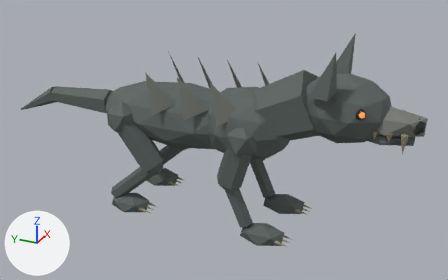
The glTF model Modeling/Monsters_v1/AshWolf.glb as it was, and as the next commit left it.
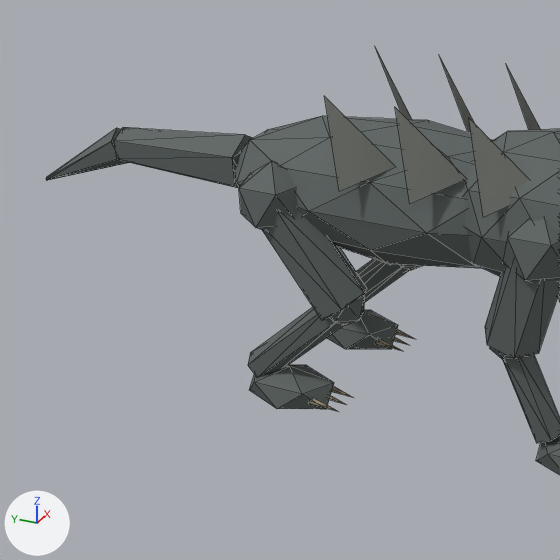
Each version appears first whole from a 50 mm camera at (-3.06, -1.55, 2.06) aimed at (0.04, -0.16, 0.51), and next in a close-up on the part from 0% to 56% of the width and 10% to 100% of the height. Every picture has the same lights, and +X, +Y and +Z are marked at lower left. The last two pictures show the newer version. The close-ups show mesh edges as thin lines. Vertices at exactly the same position are counted once.

The scene before the commit, as lines of its bpy script (objects in view):
```python
me_mon_ashwolf_body_geo = bpy.data.meshes.new('MON_AshWolf_Body_GEO')
me_mon_ashwolf_body_geo.from_pydata(...)  # 641 vertices, 1035 faces; spans x -0.29..0.29, y -1.3..1.36, z 0.0..1.2
# faces by material slot: [728, 27, 60, 40, 180]
me_mon_ashwolf_body_geo.materials.append(mat_mat_mv1_ash)  # dark grey #5b6361
me_mon_ashwolf_body_geo.materials.append(mat_mat_mv1_ash_light)  # grey #797c76
me_mon_ashwolf_body_geo.materials.append(mat_mat_mv1_shadow)  # black #181b1b
me_mon_ashwolf_body_geo.materials.append(mat_mat_mv1_eye)  # orange #e16f35, glowing orange #ff7f3d
me_mon_ashwolf_body_geo.materials.append(mat_mat_mv1_bone)  # yellow #999079
ob_mon_ashwolf_body = bpy.data.objects.new('MON_AshWolf_Body', me_mon_ashwolf_body_geo)
ob_mon_ashwolf_body.location = (0.0, 0.0, 0.0)
```
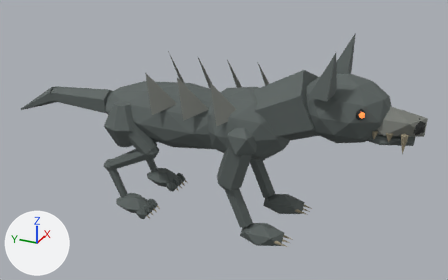
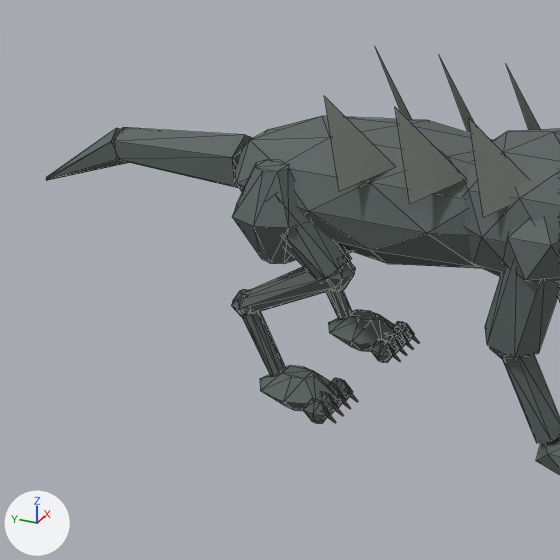
What changed in the scene script:
```text
Change me_mon_ashwolf_body_geo:
    used by ob_mon_ashwolf_body; location = (0.0, 0.0, 0.0)
    remove me_mon_ashwolf_body_geo.from_pydata(...)  # 641 vertices, 1035 faces; spans x -0.29..0.29, y -1.3..1.36, z 0.0..1.2
    add me_mon_ashwolf_body_geo.from_pydata(...)  # 991 vertices, 1679 faces; spans x -0.3..0.3, y -1.3..1.36, z 0.0..1.2
    me_mon_ashwolf_body_geo part 1: the loose piece of 12 vertices spanning x -0.29..-0.09, y 0.31..0.49, z 0.53..0.75 is rebuilt with 24 vertices and now spans x -0.3..-0.08, y 0.28..0.52, z 0.47..0.73
    me_mon_ashwolf_body_geo part 2: the loose piece of 12 vertices spanning x -0.27..-0.11, y 0.26..0.52, z 0.0..0.13 is rebuilt with 24 vertices and now spans x -0.27..-0.11, y 0.23..0.49, z 0.01..0.12
    me_mon_ashwolf_body_geo part 3: the loose piece of 12 vertices spanning x 0.11..0.27, y 0.26..0.52, z 0.0..0.13 is rebuilt with 24 vertices and now spans x 0.11..0.27, y 0.23..0.49, z 0.01..0.12
    me_mon_ashwolf_body_geo part 4: the loose piece of 12 vertices spanning x -0.26..-0.12, y 0.14..0.46, z 0.32..0.69 is rebuilt with 16 vertices and now spans x -0.27..-0.11, y 0.18..0.46, z 0.42..0.7
    me_mon_ashwolf_body_geo part 5: 90 vertices removed from x -0.25..0.25, y 0.15..0.52, z 0.05..0.43; 384 vertices added at x -0.27..0.27, y 0.17..0.57, z 0.01..0.51
    other edits to the shape of me_mon_ashwolf_body_geo do not show in these pictures
```

Changed parts and their boxes [x1, y1, x2, y2] in the close-ups (560 x 560 px):
part 1 of me_mon_ashwolf_body_geo, rebuilt (19% wider, 50% taller)
    before: [239, 161, 297, 230]
    after: [232, 160, 301, 264]
part 2 of me_mon_ashwolf_body_geo, rebuilt (7% narrower)
    before: [249, 365, 334, 409]
    after: [260, 365, 339, 411]
part 3 of me_mon_ashwolf_body_geo, rebuilt
    before: [327, 310, 398, 349]
    after: [328, 310, 403, 352]
part 4 of me_mon_ashwolf_body_geo, rebuilt
    before: [262, 209, 367, 320]
    after: [273, 194, 352, 282]
part 5 of me_mon_ashwolf_body_geo, reshaped
    before: [248, 259, 423, 411]
    after: [231, 250, 419, 424]
